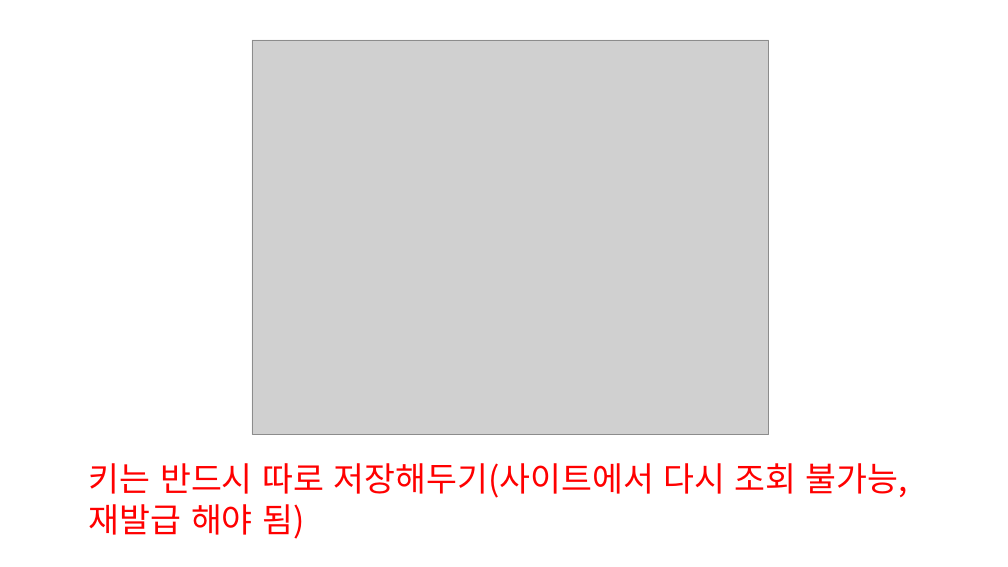
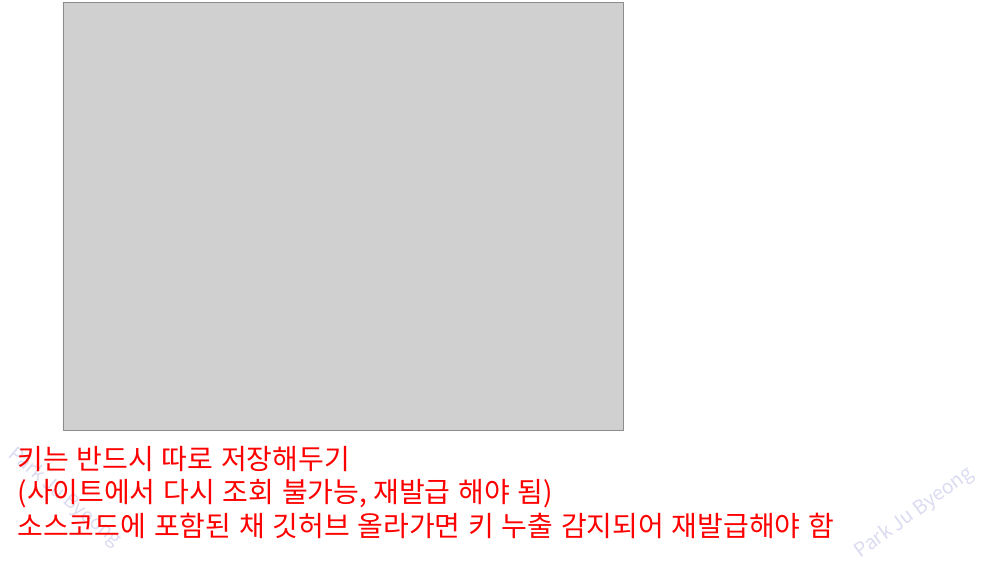
Before and after one commit to zest132/JavaLecture, a slide deck: slide 10 of JavaLecture/LectureFile/java 16강 실습.pptx. Drawn at 1008x567 pixels with LibreOffice and Linux fonts; fonts in the diff are those of the drawing; grey boxes stand for pictures. Boxes give left, top, right and bottom in pixels: in the first picture for what was removed or moved away, otherwise in the second. Text is boxed around its words. In the diff, an @@ line names an element or a change of style, - is before the commit and + after.

```diff
--- a/JavaLecture/LectureFile/java 16강 실습.pptx
+++ b/JavaLecture/LectureFile/java 16강 실습.pptx
@@ picture: place and size @@
-picture at bbox=[252, 40, 769, 434]
+picture at bbox=[63, 2, 623, 430]
@@ text at bbox=[18, 445, 834, 539]: text changed; size 48 to 40 pt @@
-키는 반드시 따로 저장해두기(사이트에서 다시 조회 불가능, 재발급 해야 됨)
+키는 반드시 따로 저장해두기
+(사이트에서 다시 조회 불가능, 재발급 해야 됨)
+소스코드에 포함된 채 깃허브 올라가면 키 누출 감지되어 재발급해야 함
@@ text added at bbox=[844, 437, 1008, 567], 28 pt, text #4C50BC at 20% opacity @@
+Park Ju Byeong
@@ text added at bbox=[42, 466, 59, 497], 28 pt, text #4C50BC at 20% opacity @@
+Park Ju Byeong
```
Also in this commit, not shown: 14 other slides changed, 22 slides added, 16 slides removed, 9 other files.
